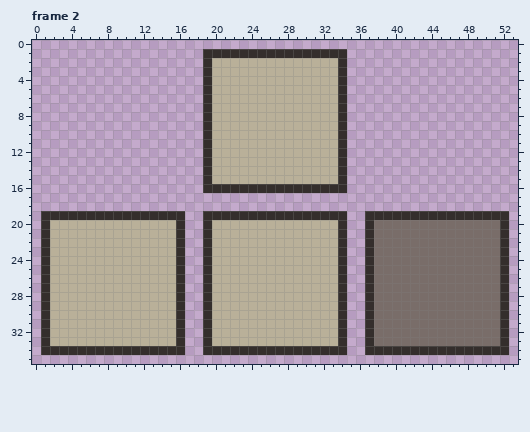
Two states of a pixel-art file, project/2d-art-assets/side-button.aseprite. Above: the version before the commit.
54x36 pixels, 2 frames. Shown: frame 2. The commit also changed other frames, which this record leaves out.
After the commit:
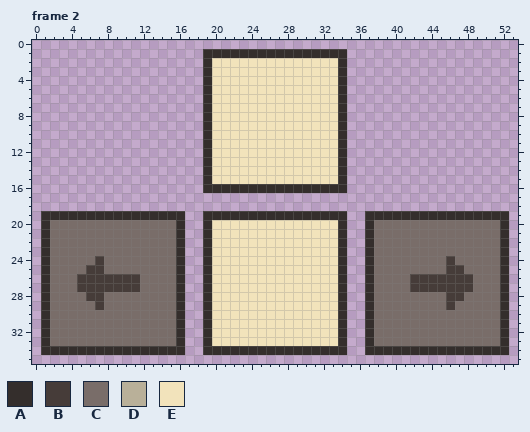
Palette (. is transparent): A #342e2c  B #463c39  C #796d69  D #b9b099  E #f2e3bb
Change:
layer "Layer 2" added
Frame 2, layers "Layer 2", "Layer 1":
The author changed colour C to colour B in row 24 at x 46; in row 25 at x 46 to 47; in rows 26 to 27 at x 42 to 48; in row 28 at x 46 to 47; in row 29 at x 46.
The author changed colour D to colour B in row 24 at x 7; in row 25 at x 6 to 7; in rows 26 to 27 at x 5 to 11; in row 28 at x 6 to 7; in row 29 at x 7.
The author changed colour D to colour C in rows 20 to 23 at x 2 to 15; in row 24 at x 2 to 6 and 8 to 15; in row 25 at x 2 to 5 and 8 to 15; in rows 26 to 27 at x 2 to 4 and 12 to 15; in row 28 at x 2 to 5 and 8 to 15; in row 29 at x 2 to 6 and 8 to 15.
The author changed colour D to colour C in rows 30 to 33 at x 2 to 15.
The author changed colour D to colour E in rows 2 to 15 at x 20 to 33; in rows 20 to 33 at x 20 to 33.
